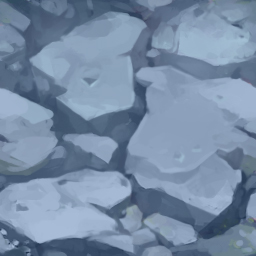
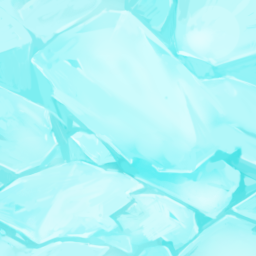
The second w=256, h=256 image is a revision of the first. Changes to its layers:
renamed "背景 拷貝" to "圖層 5", hid it, painted on it over [0, 0, 256, 256]
removed layer "Layer 1" over [0, 0, 256, 256]
painted on "Background" over [0, 0, 256, 256]
